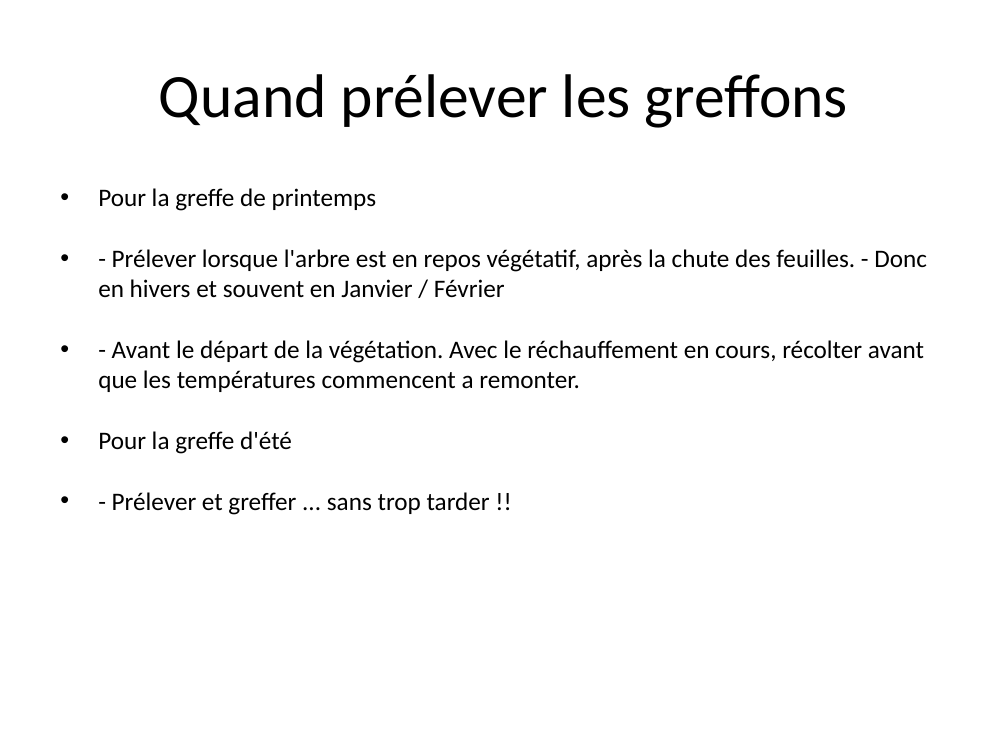
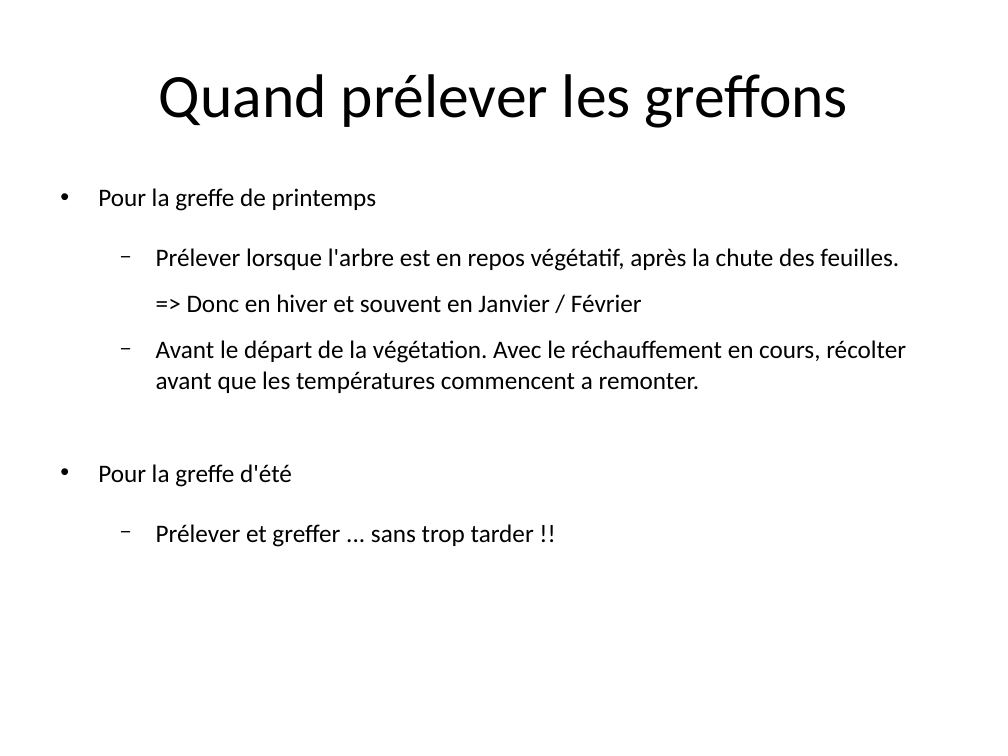
Before and after one commit to tranber28/greffe-arbres, a slide deck: slide 19 of greffe_arbres_final.odp (slide 20 before the commit). Drawn at 1008x756 pixels with LibreOffice and Linux fonts; fonts in the diff are those of the drawing. Boxes give left, top, right and bottom in pixels: in the first picture for what was removed or moved away, otherwise in the second. Text is boxed around its words. In the diff, an @@ line names an element or a change of style, - is before the commit and + after.

```diff
--- a/greffe_arbres_final.odp
+++ b/greffe_arbres_final.odp
@@ text at bbox=[156, 248, 906, 393]: text changed @@
-• - Prélever lorsque l'arbre est en repos végétatif, après la chute des feuilles. - Donc en hivers et souvent en Janvier / Février
-• - Avant le départ de la végétation. Avec le réchauffement en cours, récolter avant que les températures commencent a remonter.
+  − Prélever lorsque l'arbre est en repos végétatif, après la chute des feuilles.
+  => Donc en hiver et souvent en Janvier / Février
+  − Avant le départ de la végétation. Avec le réchauffement en cours, récolter avant que les températures commencent a remonter.
@@ text at bbox=[156, 524, 534, 547]: text changed @@
-• - Prélever et greffer ... sans trop tarder !!
+  − Prélever et greffer ... sans trop tarder !!
```
Also in this commit, not shown: 30 other slides changed, 4 slides added, 3 slides removed.
